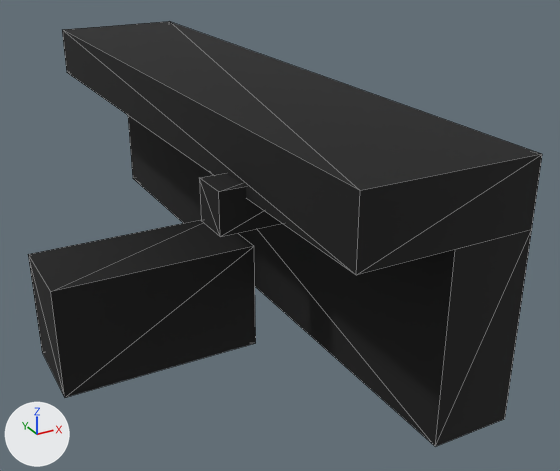
Before and after pictures for a commit that changed the glTF model packages/deadvox/src/content/base/assets/models/hatchback_dashboard.glb.
The view is the same before and after, from a camera (50 mm lens) standing at (-0.159, -1.507, 1.266) and looking at (0.6, -0.128, 0.577). The lights are fixed; the arrows at lower left show +X, +Y and +Z. The older version comes first. Mesh edges are drawn as thin lines. Where no turn or scale is listed for an object, it has been applied to the vertices. Vertices at exactly the same position are counted once.

Names of what the first picture shows: 'body:compound'.
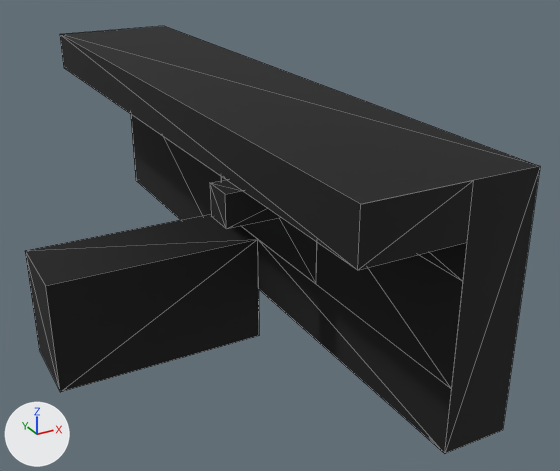
What the commit changed:
me_body_compound is used by ob_body_compound; location (0.0, 0.0, 0.0).
me_body_compound had 30 vertices, 48 faces and spanned x 0.1..0.7, y -0.74..0.74, z 0.3..0.92.
me_body_compound now has 38 vertices, 52 faces and spans x 0.094..0.688, y -0.75..0.75, z 0.312..0.906.
me_body_compound part 1: the loose piece of 14 vertices spanning x 0.38..0.7, y -0.74..0.74, z 0.45..0.92 is rebuilt with 38 vertices and now spans x 0.094..0.688, y -0.75..0.75, z 0.312..0.906.
me_body_compound part 2: the loose piece of 8 vertices spanning x 0.1..0.55, y -0.1..0.1, z 0.3..0.55 is deleted.
me_body_compound part 3: the loose piece of 8 vertices spanning x 0.33..0.55, y -0.41..-0.33, z 0.74..0.82 is deleted.

Pixel boxes [x1, y1, x2, y2] of what changed, in the pictures (560 x 471 px):
'body:compound', reshaped
    before: [28, 21, 542, 446]
    after: [25, 26, 540, 454]
part 1 of me_body_compound, rebuilt (7% wider)
    before: [62, 21, 542, 446]
    after: [25, 26, 540, 454]
part 2 of me_body_compound, deleted (black)
    before: [28, 220, 256, 397]
part 3 of me_body_compound, deleted (black)
    before: [199, 173, 281, 236]
